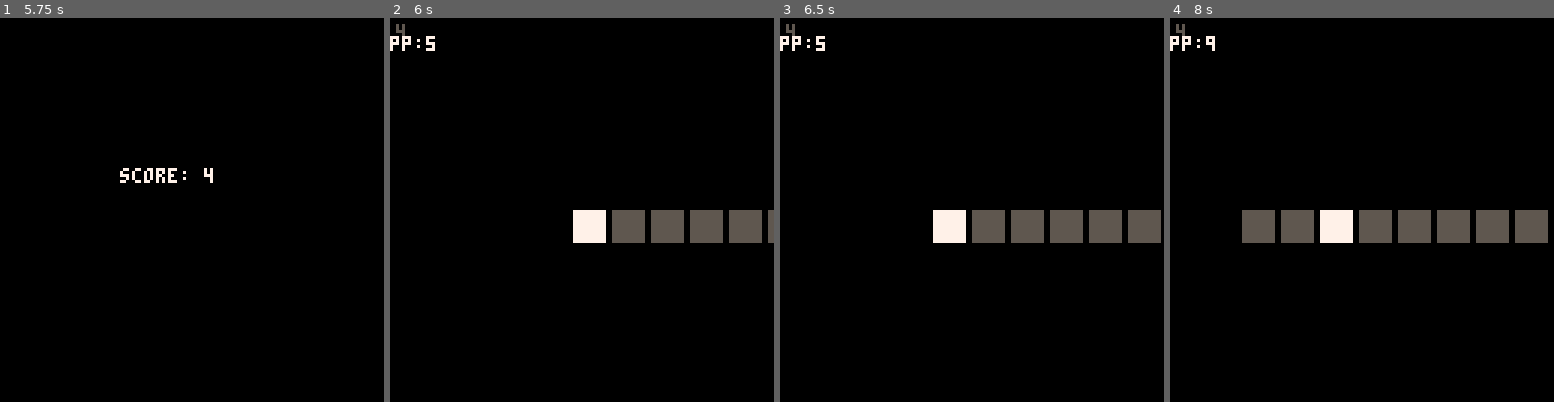
Above: before the commit, frames 1-4 (left to right).
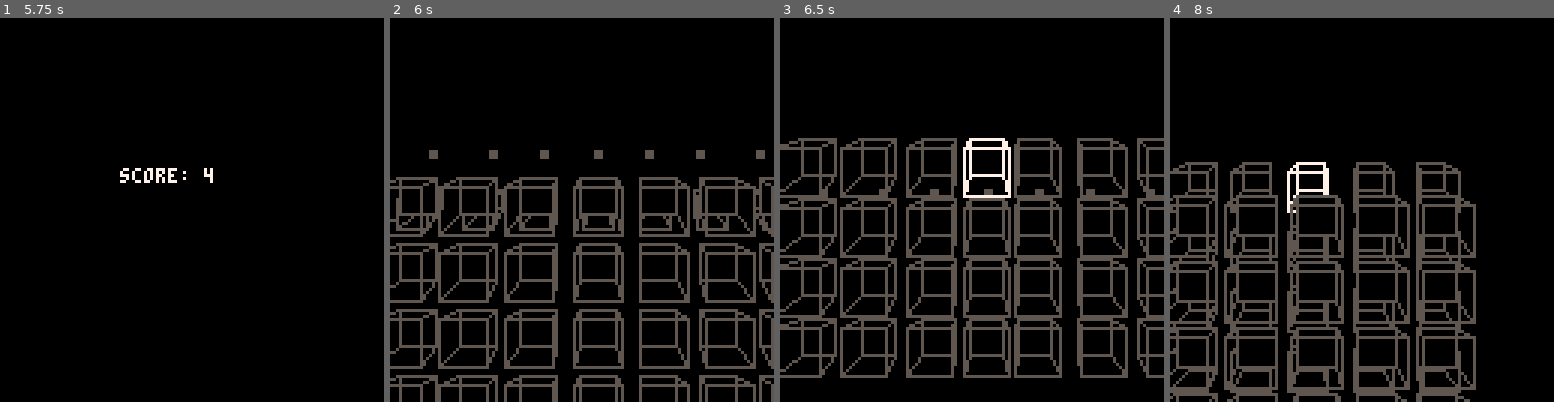
Above: after the commit, the same moments.

Repository: abemassry/dimensional-jump
Game: PICO-8 cartridge dimensional-jump.p8
The game is run twice, just before and just after one commit, with the same random seed, the same clock (stepped at 60 frames per second) and the same inputs.
Inputs:
- Up to frame 1 (5.75 s): tap X (X key) at 0.33, 1.07, 1.85, 2.97, 4.08, 5.2 s; tap O (Z key) at 0.7, 1.7, 2.1, 2.5, 2.9, 3.3, 3.7, 4.1, 4.5, 4.9, 5.3, 5.7 s; hold Right 1.6-2.1 s; hold Up 2.15-2.42 s; hold Right 2.47-3.03 s; hold Left 3.08-3.58 s; hold Down 3.63-3.97 s; hold Right 4.02-4.68 s; hold Up 4.73-5.03 s; hold Left 5.08-5.68 s; hold Down from 5.73 s (still down)
- Up to frame 2 (6 s): keep holding Down
- Up to frame 3 (6.5 s): release Down at 6.03 s; hold Right from 6.08 s (still down); tap O (Z key) at 6.1 s; tap X (X key) at 6.32 s
- Up to frame 4 (8 s): tap O (Z key) every 0.4 s from 6.5 to 7.7 s; release Right at 6.58 s; hold Right 6.63-7.13 s; hold Up 7.18-7.45 s; tap X (X key) at 7.43 s; hold Right from 7.5 s (still down)

Frame 1 is identical in both runs. In frame 2, 19% of the frame differs, in the area x 0-100%, y 1-100%; in frame 3, 22%, in the area x 0-100%, y 1-94%; in frame 4, 22%.

Commit message:
more work on incorporating 3d level

Diff:
--- a/dimensional-jump.p8
+++ b/dimensional-jump.p8
@@ -523,6 +523,7 @@
 		lvl = 0,
 		xnudge = 0,
 		ynudge = 0,
+		ydiff = 0,
 		xcpos = 0,
 		jumpanim = 0,
 		startanim = 0,
@@ -590,68 +591,73 @@
 			if self.xcpos > 60 then
 				self.xcpos = 60
 			end
-			if xcpos < -60 then
-				xcpos = -60
-			end
-			if current > 3 then
-				current = 3
-			end
-			if current < -3 then
-				current = -3
-			end
-
-			if level < 0 then
-				level = 0
-			end
-
-			if level > 3 then
-				level = 3
-			end
-
-			if (jumppress == true) then
-				current = -10
-				if (startanim > 5) then
-					jumpanim -= 3.75
-				end
-			end
-
-			if (jumpanim < -75) then
-				jumpanim = 0
-				jumppress = false
-				current = prevcurrent
-				startanim = 0
-				blocksize = 8
+			if self.xcpos < -60 then
+				self.xcpos = -60
+			end
+			if self.current > 3 then
+				self.current = 3
+			end
+			if self.current < -3 then
+				self.current = -3
+			end
+
+			if self.lvl < 0 then
+				self.lvl = 0
+			end
+
+			if self.lvl > 3 then
+				self.lvl = 3
+			end
+
+			if (self.jumppress == true) then
+				self.current = -10
+				if (self.startanim > 5) then
+					self.jumpanim -= 3.75
+				end
+			end
+
+			if (self.jumpanim < -75) then
+				self.jumpanim = 0
+				self.jumppress = false
+				self.current = self.prevcurrent
+				self.startanim = 0
+				self.blocksize = 8
 			end
 		end,
 
 		draw=function(self)
 			cls()
 			for i=0,0 do
-				if (jumpanim == 0) then
-					ydiff = -17 + (i * 20) - (level*4)
+				if (self.jumpanim == 0) then
+					self.ydiff = -17 + (i * 20) - (self.lvl*4)
 				else
-					ydiff = -17 + (i * 20) - (level*4) - (jumpanim * .2)
-				end
-
-				zdiff = 7
-				depth = 2
-				blocksize = 8
-				if (level > 0) ydiff = ydiff + 5
-				if (level >= 3) ydiff = ydiff + 6
-				setup_block(xcpos+64+57,64+ydiff,zdiff,depth,12+xnudge,u,5,blocksize)
-				setup_block(xcpos+64+37,64+ydiff,zdiff,depth,10+xnudge,u,5,blocksize)
-				setup_block(xcpos+64+20,64+ydiff,zdiff,depth,8+xnudge,u,5,blocksize)
-				setup_block(xcpos+64+3,64+ydiff,zdiff,depth,7+xnudge,u,5,blocksize)
-				setup_block(xcpos+64-15,64+ydiff,zdiff,depth,4+xnudge,u,5,blocksize)
-				setup_block(xcpos+64-32,64+ydiff,zdiff,depth,2+xnudge,u,5,blocksize)
-				setup_block(xcpos+64-52,64+ydiff,zdiff,depth,0+xnudge,u,5,blocksize)
+					self.ydiff = -17 + (i * 20) - (self.lvl*4) - (self.jumpanim * .2)
+				end
+
+				local zdiff = 7
+				local depth = 2
+				local blocksize = 8
+				local ja5 = 0
+				local ja5n = 0
+				local ja2 = 0
+				local ja2n = 0
+				local c = 5
+				if (self.lvl > 0) self.ydiff = self.ydiff + 5
+				if (self.lvl >= 3) self.ydiff = self.ydiff + 6
+				setup_block(self.xcpos+64+57,64+self.ydiff,zdiff,depth,12+self.xnudge,self.u,5,blocksize)
+				setup_block(self.xcpos+64+37,64+self.ydiff,zdiff,depth,10+self.xnudge,self.u,5,blocksize)
+				setup_block(self.xcpos+64+20,64+self.ydiff,zdiff,depth,8+self.xnudge,self.u,5,blocksize)
+				setup_block(self.xcpos+64+3,64+self.ydiff,zdiff,depth,7+self.xnudge,self.u,5,blocksize)
+				setup_block(self.xcpos+64-15,64+self.ydiff,zdiff,depth,4+self.xnudge,self.u,5,blocksize)
+				setup_block(self.xcpos+64-32,64+self.ydiff,zdiff,depth,2+self.xnudge,self.u,5,blocksize)
+				setup_block(self.xcpos+64-52,64+self.ydiff,zdiff,depth,0+self.xnudge,self.u,5,blocksize)
 			end
 			for i=0,3 do
-				if (jumpanim == 0) then
+				if (self.jumpanim == 0) then
 					if (i > 0) then
 						break
 					end
-					ydiff = -10 + (i * 20) - (level*4)
+					self.ydiff = -10 + (i * 20) - (self.lvl*4)
 					blocksize = 8
 					zdiff = 3
 					ja5 = 0
@@ -659,77 +665,77 @@
 					ja2 = 0
 					ja2n = 0
 				else
-					ydiff = - 10 + (i * 20) - (level*4) - (jumpanim * .2)
-					blocksize = 8 - (jumpanim *.02)
-					zdiff = 3  + (jumpanim * .02)
-					ja5 = 5 + (jumpanim *.06)
-					ja5n = -5 - (jumpanim *.06)
-					ja2 = 2 + (jumpanim *.06)
-					ja2n = -2 - (jumpanim *.06)
+					self.ydiff = - 10 + (i * 20) - (self.lvl*4) - (self.jumpanim * .2)
+					blocksize = 8 - (self.jumpanim *.02)
+					zdiff = 3  + (self.jumpanim * .02)
+					ja5 = 5 + (self.jumpanim *.06)
+					ja5n = -5 - (self.jumpanim *.06)
+					ja2 = 2 + (self.jumpanim *.06)
+					ja2n = -2 - (self.jumpanim *.06)
 				end
 				depth = 5
-				if (level > 0) ydiff = ydiff + 5 + (jumpanim * .2)
-				if (level >= 3) ydiff = ydiff + 6 + (jumpanim * .2)
-				c = 5
-				if (prevcurrent == 3 and jumppress == true and i == level) c = 7
-				setup_block(ja5+xcpos+64+55,64+ydiff,zdiff,depth,12+xnudge,u,c,blocksize)
-				c = 5
-				if (prevcurrent == 2 and jumppress == true and i == level) c = 7
-				setup_block(ja5+xcpos+64+35,64+ydiff,zdiff,depth,10+xnudge,u,c,blocksize)
-				c = 5
-				if (prevcurrent == 1 and jumppress == true and i == level) c = 7
-				setup_block(ja2+xcpos+64+18,64+ydiff,zdiff,depth,8+xnudge,u,c,blocksize)
-				c = 5
-				if (prevcurrent == 0 and jumppress == true and i == level) c = 7
-				setup_block(xcpos+64,64+ydiff,zdiff,depth,7+xnudge,u,c,blocksize)
-				c = 5
-				if (prevcurrent == -1 and jumppress == true and i == level) c = 7
-				setup_block(ja2n+xcpos+64-18,64+ydiff,zdiff,depth,4+xnudge,u,c,blocksize)
-				c = 5
-				if (prevcurrent == -2 and jumppress == true and i == level) c = 7
-				setup_block(ja5n+xcpos+64-35,64+ydiff,zdiff,depth,2+xnudge,u,c,blocksize)
-				c = 5
-				if (prevcurrent == -3 and jumppress == true and i == level) c = 7
-				setup_block(ja5n+xcpos+64-55,64+ydiff,zdiff,depth,0+xnudge,u,c,blocksize)
+				if (level > 0) self.ydiff = self.ydiff + 5 + (self.jumpanim * .2)
+				if (level >= 3) self.ydiff = self.ydiff + 6 + (self.jumpanim * .2)
+				c = 5
+				if (self.prevcurrent == 3 and self.jumppress == true and i == self.lvl) c = 7
+				setup_block(ja5+self.xcpos+64+55,64+self.ydiff,zdiff,depth,12+self.xnudge,self.u,c,blocksize)
+				c = 5
+				if (self.prevcurrent == 2 and self.jumppress == true and i == self.lvl) c = 7
+				setup_block(ja5+self.xcpos+64+35,64+self.ydiff,zdiff,depth,10+self.xnudge,self.u,c,blocksize)
+				c = 5
+				if (self.prevcurrent == 1 and self.jumppress == true and i == self.lvl) c = 7
+				setup_block(ja2+self.xcpos+64+18,64+self.ydiff,zdiff,depth,8+self.xnudge,self.u,c,blocksize)
+				c = 5
+				if (self.prevcurrent == 0 and self.jumppress == true and i == self.lvl) c = 7
+				setup_block(self.xcpos+64,64+self.ydiff,zdiff,depth,7+self.xnudge,self.u,c,blocksize)
+				c = 5
+				if (self.prevcurrent == -1 and self.jumppress == true and i == self.lvl) c = 7
+				setup_block(ja2n+self.xcpos+64-18,64+self.ydiff,zdiff,depth,4+self.xnudge,self.u,c,blocksize)
+				c = 5
+				if (self.prevcurrent == -2 and self.jumppress == true and i == self.lvl) c = 7
+				setup_block(ja5n+self.xcpos+64-35,64+self.ydiff,zdiff,depth,2+self.xnudge,self.u,c,blocksize)
+				c = 5
+				if (self.prevcurrent == -3 and self.jumppress == true and i == self.lvl) c = 7
+				setup_block(ja5n+self.xcpos+64-55,64+self.ydiff,zdiff,depth,0+self.xnudge,self.u,c,blocksize)
 			end
 			for j=0,3 do
-				if (jumpanim < -40) then
+				if (self.jumpanim < -40) then
 					break
 				end
-				i= (jumpanim * .5)
-				if (jumpanim == 0) then
-					blocksize = 8
-					ydiff = j*22 - (level*4)
+				i= (self.jumpanim * .5)
+				if (self.jumpanim == 0) then
+					self.blocksize = 8
+					self.ydiff = j*22 - (self.lvl*4)
 				else
-					ydiff = j*22 - (level*4) - (jumpanim * .2)
-					blocksize = 8 - (jumpanim * .02)
+					self.ydiff = j*22 - (self.lvl*4) - (self.jumpanim * .2)
+					self.blocksize = 8 - (self.jumpanim * .02)
 				end
 				i = 0
 				depth = 5
 				c = 5
-				if (j == level) u = -(j-0.5)
-				if (current == 3 and j == level) c = 7
-				setup_block(xcpos+64+60,64+ydiff,i,depth,13+xnudge,u,c,blocksize)
-				c = 5
-				if (current == 2 and j == level) c = 7
-				setup_block(xcpos+64+40,64+ydiff,i,depth,11+xnudge,u,c,blocksize)
-				c = 5
-				if (current == 1 and j == level) c = 7
-				setup_block(xcpos+64+20,64+ydiff,i,depth,9+xnudge,u,c,blocksize)
-				c = 5
-				if (current == 0 and j == level) c = 7
-				setup_block(xcpos+64,64+ydiff,i,depth,7+xnudge,u,c,blocksize)
-				c = 5
-				if (current == -1 and j == level) c = 7
-				setup_block(xcpos+64-20,64+ydiff,i,depth,4+xnudge,u,c,blocksize)
-				c = 5
-				if (current == -2 and j == level) c = 7
-				setup_block(xcpos+64-40,64+ydiff,i,depth,2+xnudge,u,c,blocksize)
-				c = 5
-				if (current == -3 and j == level) c = 7
-				setup_block(xcpos+64-60,64+ydiff,i,depth,0+xnudge,u,c,blocksize)
-			end
-			if (jumppress == true) startanim += 1
+				if (j == self.lvl) u = -(j-0.5)
+				if (current == 3 and j == self.lvl) c = 7
+				setup_block(self.xcpos+64+60,64+self.ydiff,i,depth,13+self.xnudge,self.u,c,self.blocksize)
+				c = 5
+				if (current == 2 and j == self.lvl) c = 7
+				setup_block(self.xcpos+64+40,64+self.ydiff,i,depth,11+self.xnudge,self.u,c,self.blocksize)
+				c = 5
+				if (current == 1 and j == self.lvl) c = 7
+				setup_block(self.xcpos+64+20,64+self.ydiff,i,depth,9+self.xnudge,self.u,c,self.blocksize)
+				c = 5
+				if (current == 0 and j == self.lvl) c = 7
+				setup_block(self.xcpos+64,64+self.ydiff,i,depth,7+self.xnudge,self.u,c,self.blocksize)
+				c = 5
+				if (current == -1 and j == self.lvl) c = 7
+				setup_block(self.xcpos+64-20,64+self.ydiff,i,depth,4+self.xnudge,self.u,c,self.blocksize)
+				c = 5
+				if (current == -2 and j == self.lvl) c = 7
+				setup_block(self.xcpos+64-40,64+self.ydiff,i,depth,2+self.xnudge,self.u,c,self.blocksize)
+				c = 5
+				if (current == -3 and j == self.lvl) c = 7
+				setup_block(self.xcpos+64-60,64+self.ydiff,i,depth,0+self.xnudge,self.u,c,self.blocksize)
+			end
+			if (self.jumppress == true) self.startanim += 1
 		end
 	}
 end
@@ -779,7 +785,7 @@
 	transition_timer = 0
 
 	-- TODO: debug
-	-- level = 1
+	level = 2
 	-- TODO: debug
 	if level == 0 then
 		if (reset_stage) then
